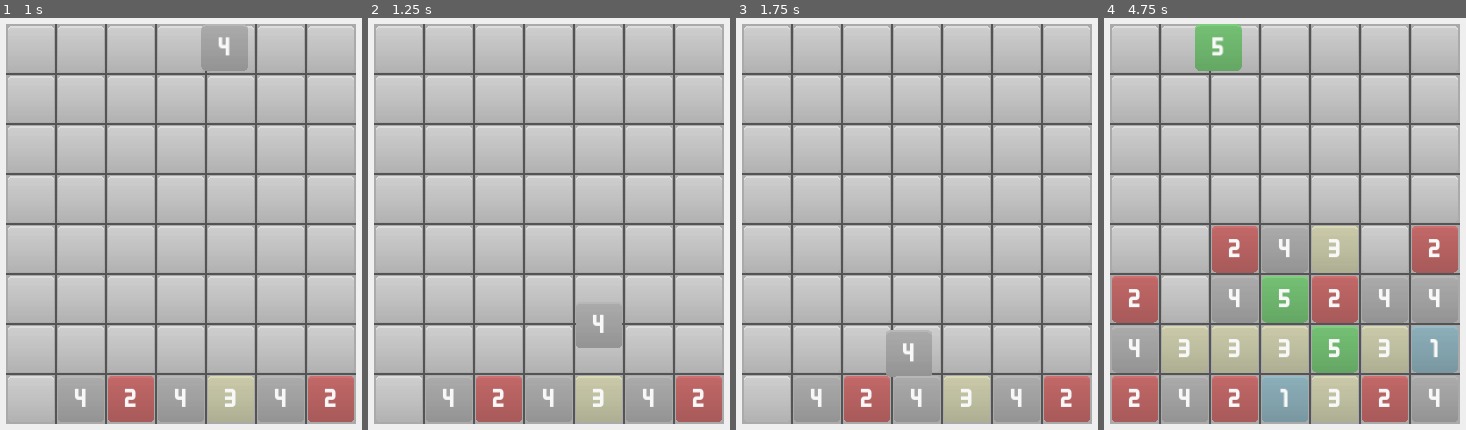
Above: before the commit, frames 1-4 (left to right).
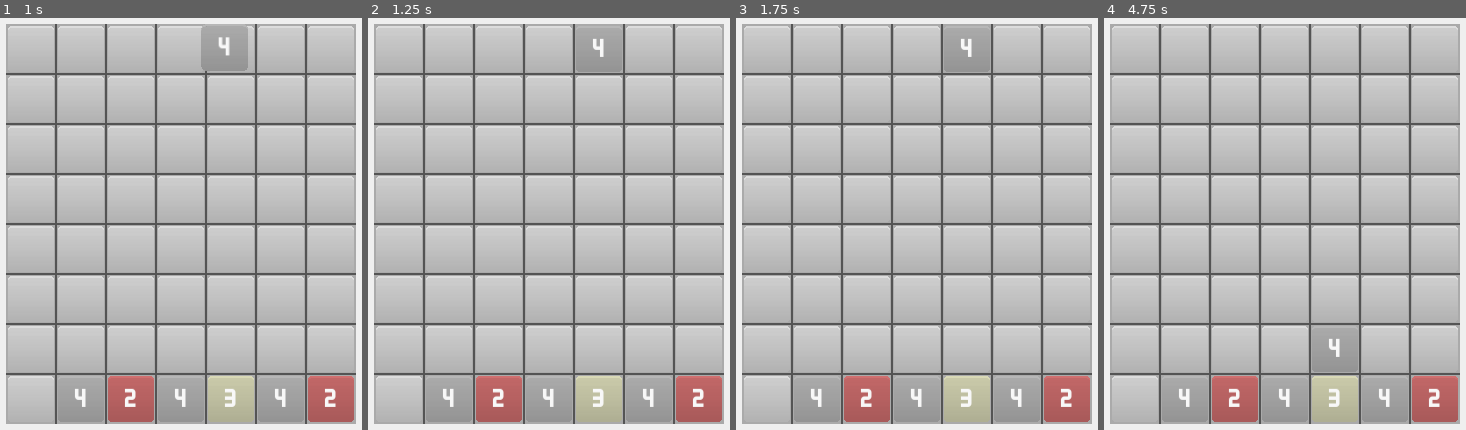
Above: after the commit, the same moments.

Repository: ashestosea/twenty-seven
Game: Godot game, scene res://screens/game.tscn
The game is run twice, just before and just after one commit, with the same random seed, the same clock (stepped at 60 frames per second) and the same inputs.
Inputs (mouse positions are in pixels of both pictures, inside the frame that each line leads up to):
- Up to frame 1 (1 s): tap Enter at 0.5 s; drag from (32, 397) to (224, 22) at 0.52 s
- Up to frame 2 (1.25 s): no input
- Up to frame 3 (1.75 s): drag from (967, 335) to (895, 359) at 1.27 s
- Up to frame 4 (4.75 s): move the mouse to (1285, 347) at 2.02 s; press the mouse at (1285, 347) at 2.03 s; release the mouse at (1285, 347) at 2.75 s; tap Space at 2.75 s; drag from (1285, 302) to (1151, 79) at 2.77 s; drag from (1183, 347) to (1306, 199) at 3.52 s; drag from (1285, 244) to (outside the picture) at 4.27 s

Frame 1 is identical in both runs. In frame 2, 2.2% of the frame differs, in the area x 57-71%, y 1-81%; in frame 3, 2.6%; in frame 4, 31%, in the area x 2-98%, y 1-99%.
Error before the commit: Invalid access to property or key 'grid_pos' on a base object of type 'Nil'. (res://scripts/grid.gd:93)

Commit message:
Debug timing and adding tiles

Diff:
--- a/screens/game.tscn
+++ b/screens/game.tscn
@@ -33,19 +33,18 @@
 
 [node name="Snap" type="Node" parent="GameManager"]
 script = ExtResource("5_7y6ib")
-timer = 0.1
+timer = 1.0
 
 [node name="Fall" type="Node" parent="GameManager"]
 script = ExtResource("6_n48i5")
-timer = 0.1
+timer = 1.0
 
 [node name="Resolve" type="Node" parent="GameManager"]
 script = ExtResource("7_provi")
-timer = 0.1
+timer = 1.0
 
 [node name="Add" type="Node" parent="GameManager"]
 script = ExtResource("8_xiimn")
-timer = 1.0
 
 [node name="Grid" type="Node2D" parent="."]
 script = ExtResource("8_ycwlx")
--- a/scripts/game_manager.gd
+++ b/scripts/game_manager.gd
@@ -80,10 +80,7 @@
 
 # Add
 func _on_add_choose_new_substate_requested():
-	# if _grid.needs_resolve():
 	change_state_node(_state_resolve);
-	# else:
-	# 	change_state_node(_state_idle);
 
 func drag_start(tile: Tile):
 	if get_active_substate() != _state_idle:
@@ -98,13 +95,17 @@
 	_drag_tile = null;
 	change_state_node(_state_snap);
 
+var add_debug = false;
+
 func _needs_add() -> bool:
 	match _game_mode:
 		GameMode.TORTOISE:
 			# If tile moved without a match
-			return true;
+			add_debug = !add_debug;
+			return add_debug;
 		GameMode.HARE:
 			# If timer is out or no matches available
-			return true;
+			add_debug = !add_debug;
+			return add_debug;
 		_:
 			return false;
--- a/scripts/state/add_state.gd
+++ b/scripts/state/add_state.gd
@@ -3,10 +3,11 @@
 var _grid: Grid;
 
 func _enter():
-	print("Enter Add");
+	print("Enter Add :: ", Time.get_ticks_msec());
 	await get_tree().create_timer(1).timeout;
 	_grid.add_tiles();
-	# choose_new_substate_requested.emit();
+	await get_tree().create_timer(1).timeout;
+	choose_new_substate_requested.emit();
 
 func setup(in_grid: Grid):
 	_grid = in_grid;
--- a/scripts/state/drag_state.gd
+++ b/scripts/state/drag_state.gd
@@ -3,7 +3,7 @@
 var _grid: Grid;
 
 func _enter():
-	print("Enter Drag");
+	print("Enter Drag :: ", Time.get_ticks_msec());
 
 func _update(_delta):
 	print("Update Drag");
--- a/scripts/state/fall_state.gd
+++ b/scripts/state/fall_state.gd
@@ -4,9 +4,9 @@
 var _grid: Grid;
 
 func _enter():
-	print("Enter Fall");
+	print("Enter Fall :: ", Time.get_ticks_msec());
 	_grid.fall();
-	await get_tree().create_timer(0.01).timeout;
+	await get_tree().create_timer(1).timeout;
 	choose_new_substate_requested.emit();
 
 # func _update(_delta):
--- a/scripts/state/idle_state.gd
+++ b/scripts/state/idle_state.gd
@@ -1,4 +1,4 @@
 extends State
 
 func _enter():
-	print("Enter Idle");
+	print("Enter Idle :: ", Time.get_ticks_msec());
--- a/scripts/state/resolve_state.gd
+++ b/scripts/state/resolve_state.gd
@@ -3,7 +3,7 @@
 var _grid: Grid;
 
 func _enter():
-	print("Enter Resolve");
+	print("Enter Resolve :: ", Time.get_ticks_msec());
 	_grid.resolve();
 	# choose_new_substate_requested.emit();
 
--- a/scripts/state/snap_state.gd
+++ b/scripts/state/snap_state.gd
@@ -4,7 +4,7 @@
 var _grid: Grid;
 
 func _enter():
-	print("Enter Snap");
+	print("Enter Snap :: ", Time.get_ticks_msec());
 	_grid.enable_colliders();
 	_grid.snap_tiles();
 
